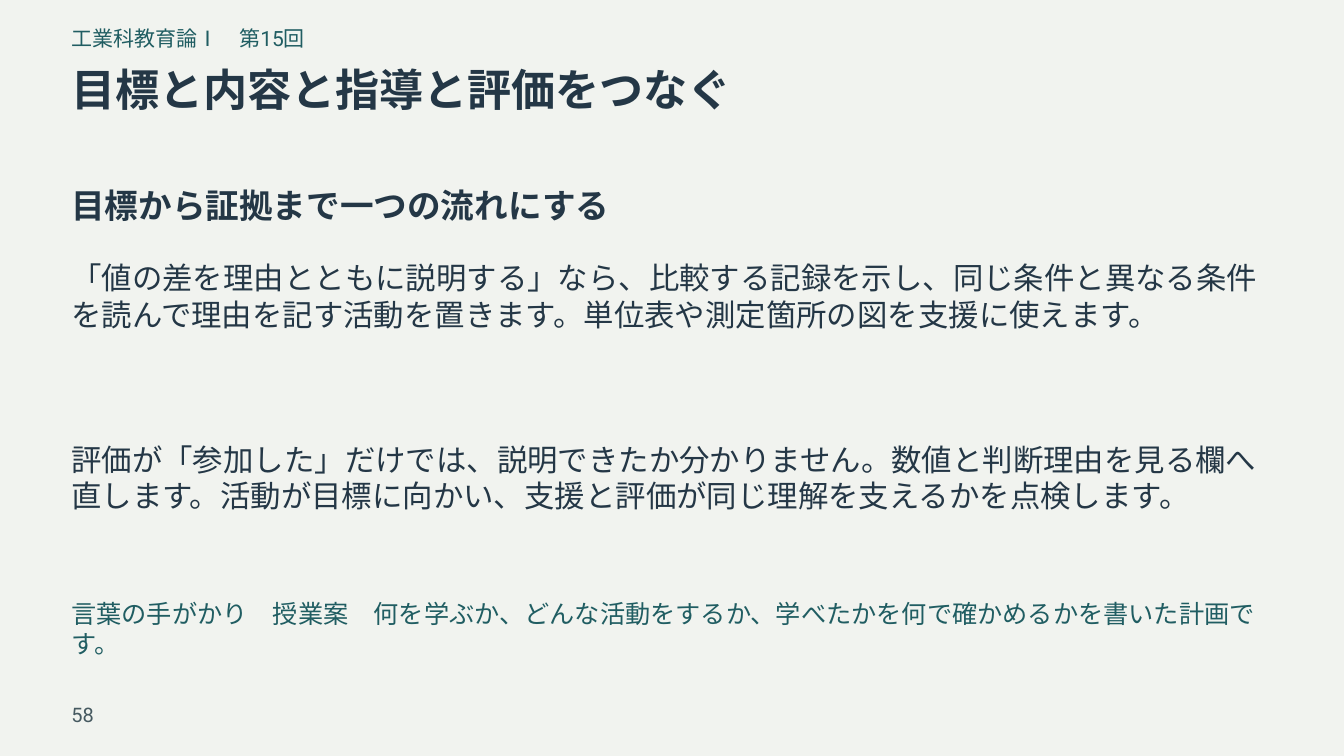
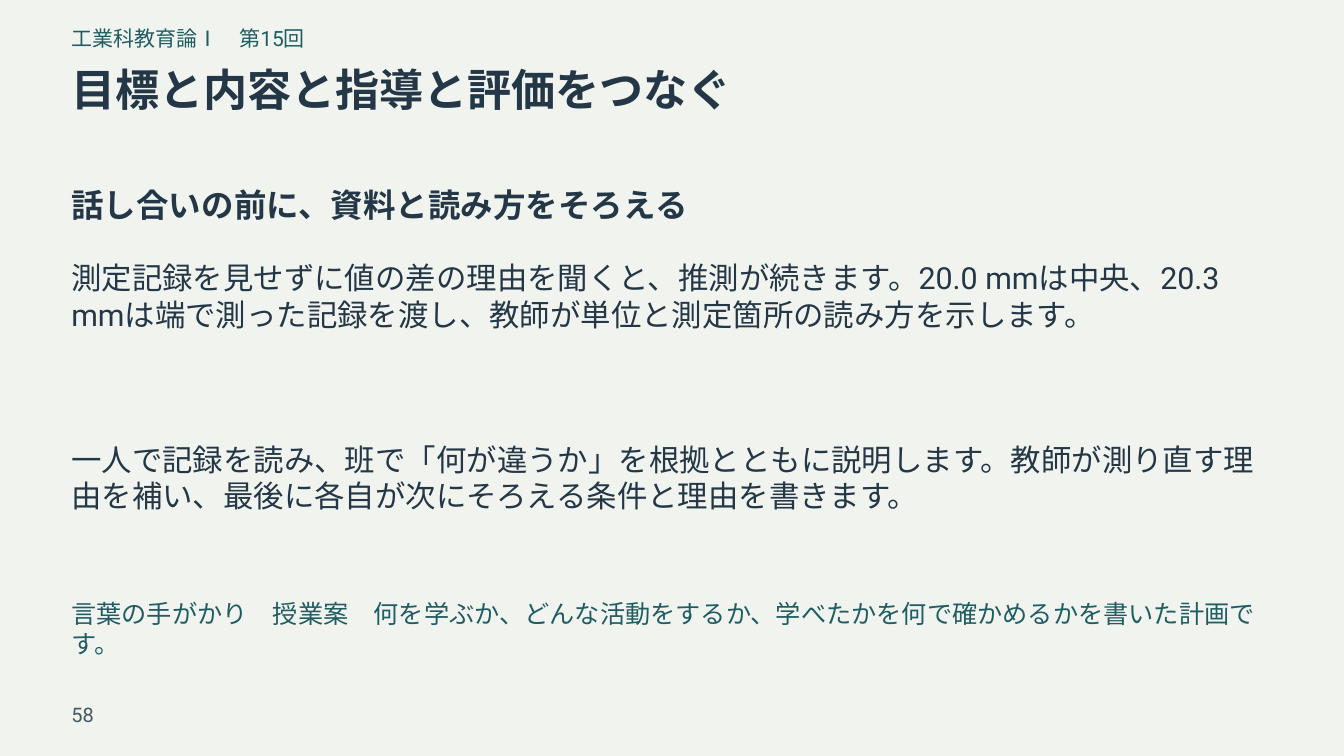
Before and after one commit to zooc-14calbp/industrial-education-i, a slide deck: slide 58 of reorganized/20261105/expanded/slides.pptx. Drawn at 1344x756 pixels with LibreOffice and Linux fonts; fonts in the diff are those of the drawing. Boxes give left, top, right and bottom in pixels: in the first picture for what was removed or moved away, otherwise in the second. Text is boxed around its words. In the diff, an @@ line names an element or a change of style, - is before the commit and + after.

```diff
--- a/reorganized/20261105/expanded/slides.pptx
+++ b/reorganized/20261105/expanded/slides.pptx
@@ text at (x1=71, y1=189, x2=687, y2=220): text changed; size 24 to 23.2 pt @@
-目標から証拠まで一つの流れにする
+話し合いの前に、資料と読み方をそろえる
@@ text at (x1=71, y1=263, x2=1219, y2=329): text changed @@
-「値の差を理由とともに説明する」なら、比較する記録を示し、同じ条件と異なる条件を読んで理由を記す活動を置きます。単位表や測定箇所の図を支援に使えます。
+測定記録を見せずに値の差の理由を聞くと、推測が続きます。20.0 mmは中央、20.3 mmは端で測った記録を渡し、教師が単位と測定箇所の読み方を示します。
@@ text at (x1=71, y1=445, x2=1254, y2=510): text changed @@
-評価が「参加した」だけでは、説明できたか分かりません。数値と判断理由を見る欄へ直します。活動が目標に向かい、支援と評価が同じ理解を支えるかを点検します。
+一人で記録を読み、班で「何が違うか」を根拠とともに説明します。教師が測り直す理由を補い、最後に各自が次にそろえる条件と理由を書きます。
```
Also in this commit, not shown: 7 other files.
